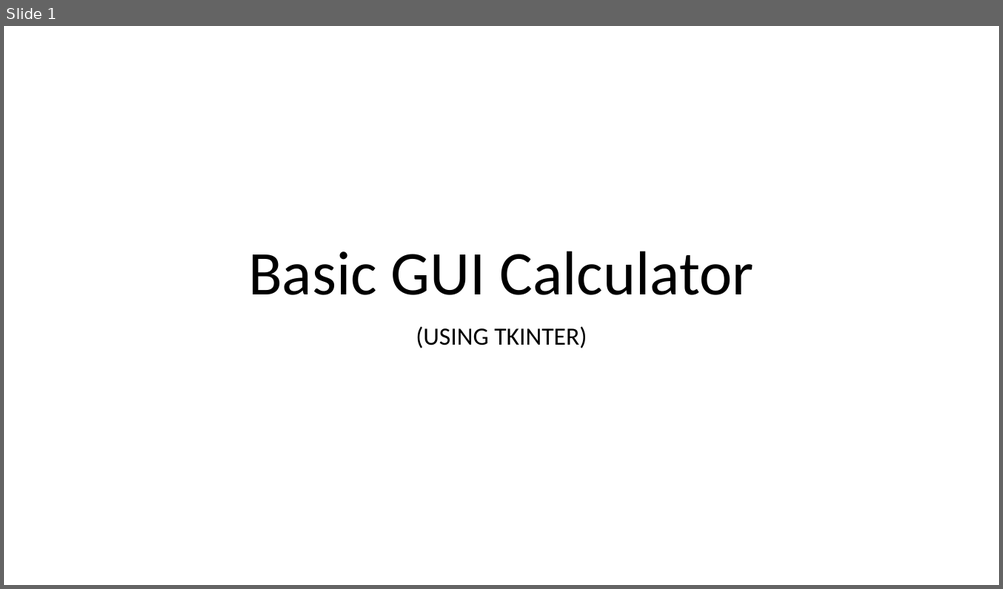
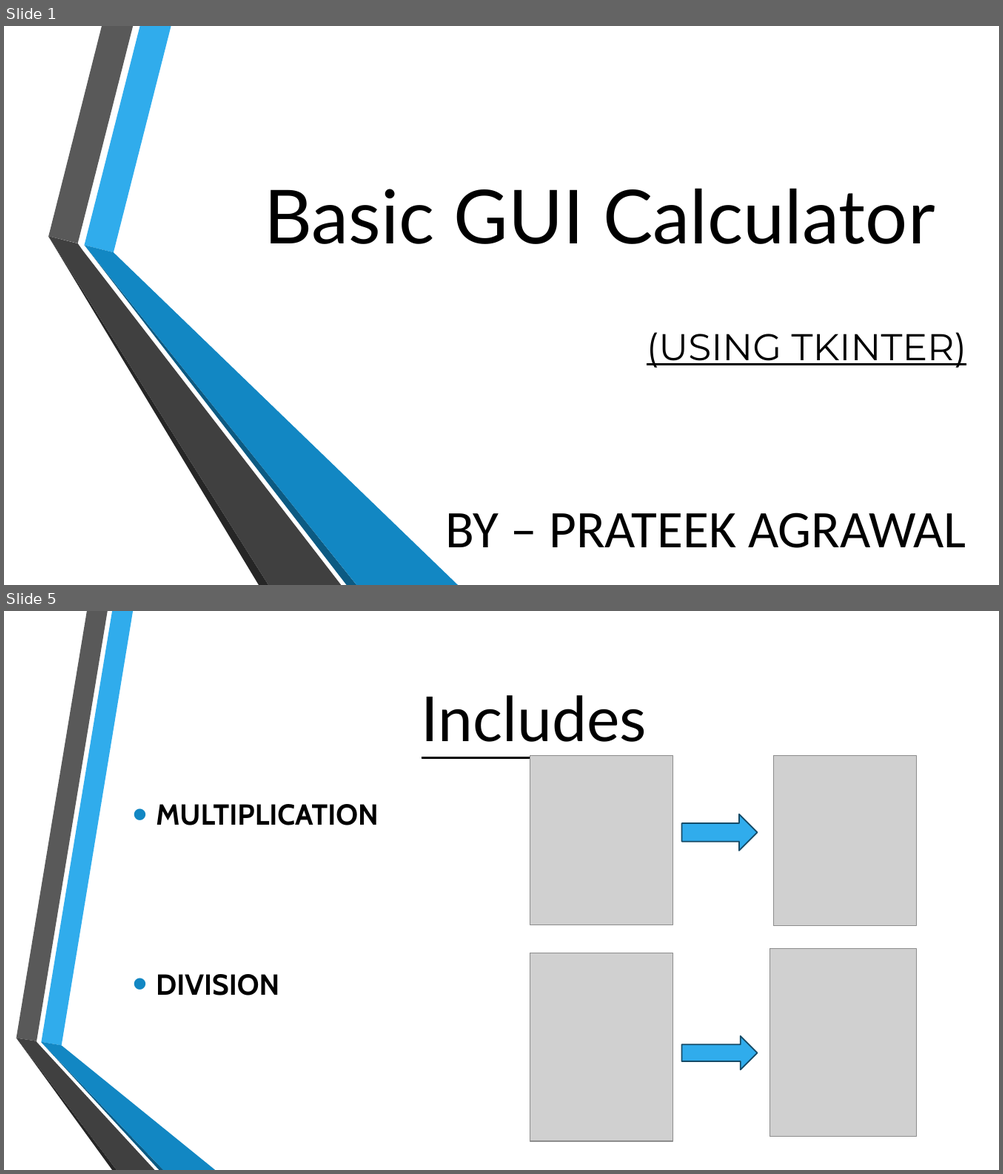
Before and after one commit to prateek3699/Project-1, a slide deck: Calculator.pptx. Shown one above the other, each under a label of ours: slide 1 before the commit, slides 1 and 5 after it; the slides between them are not shown. The pictures are 1003x589 and 1003x1174 pixels, drawn with LibreOffice and Linux fonts; fonts in the diff are those of the drawing; grey boxes stand for pictures; background and template pictures are left out. Boxes give left, top, right and bottom in pixels: in the first picture for what was removed or moved away, otherwise in the second. Text is boxed around its words. In the diff, an @@ line names an element or a change of style, - is before the commit and + after.

```diff
--- a/Calculator.pptx
+++ b/Calculator.pptx
@@ slide 5 added at (4, 611, 999, 1170), background picture (left out) @@
@@ title added at (421, 695, 646, 742), 60 pt, text #000000, underline @@
+Includes
@@ picture added at (530, 756, 673, 925) @@
@@ picture added at (774, 756, 916, 926) @@
@@ text added at (156, 804, 378, 996), 28 pt, text #000000, bold @@
+• MULTIPLICATION
+• DIVISION
@@ right arrow added at (681, 815, 757, 851), fill #30ACEC, outline #154B67 1.25 pt @@
@@ picture added at (530, 954, 673, 1142) @@
@@ picture added at (769, 949, 916, 1137) @@
@@ group added at (16, 611, 215, 1170): 6 freeform shapes @@
@@ right arrow added at (681, 1037, 757, 1070), fill #30ACEC, outline #154B67 1.25 pt @@
@@ slide 1 changed as well @@
@@ title "Basic GUI Calculator": place and size @@
-title "Basic GUI Calculator" at (248, 251, 754, 295)
+title "Basic GUI Calculator" at (264, 188, 934, 244)
@@ title "Basic GUI Calculator" at (264, 188, 934, 244): size 60 to 72 pt, font Calibri to Lato; alignment centre to right; line spacing 0.9 to 1 @@
@@ group added at (48, 26, 458, 585): 6 freeform shapes @@
@@ subtitle "(USING TKINTER)": place and size @@
-subtitle "(USING TKINTER)" at (415, 326, 586, 349)
+subtitle "(USING TKINTER)" at (446, 332, 967, 548)
@@ subtitle at (646, 332, 967, 368): size 24 to 36 pt, font Calibri to Montserrat, underline on in "(USING TKINTER)"; alignment centre to right; line spacing 0.9 to 1; more space between paragraphs @@
@@ subtitle at (446, 513, 965, 548): paragraph added @@
+BY – PRATEEK AGRAWAL
```
Also in this commit, not shown: 5 other slides added, 1 other file.
